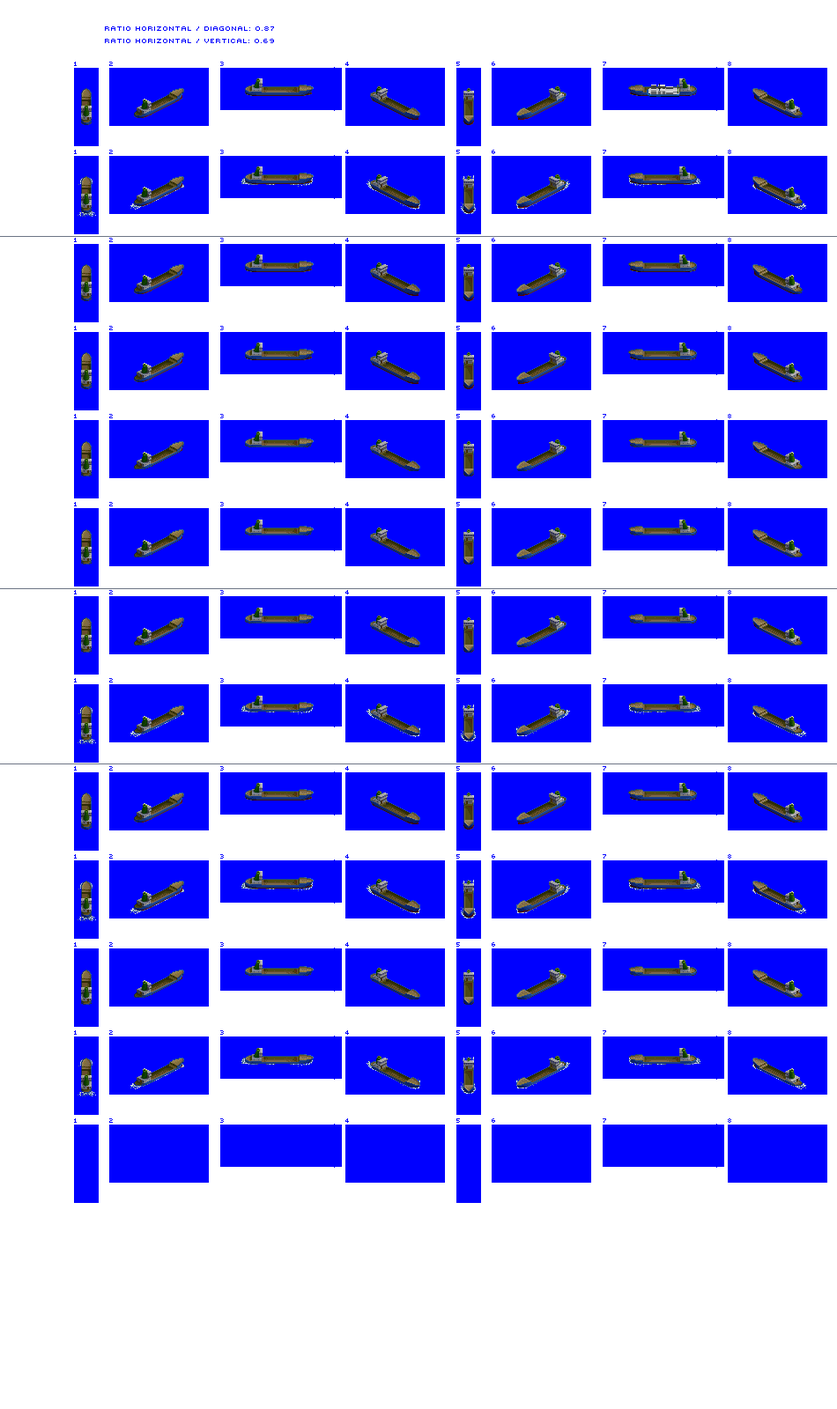
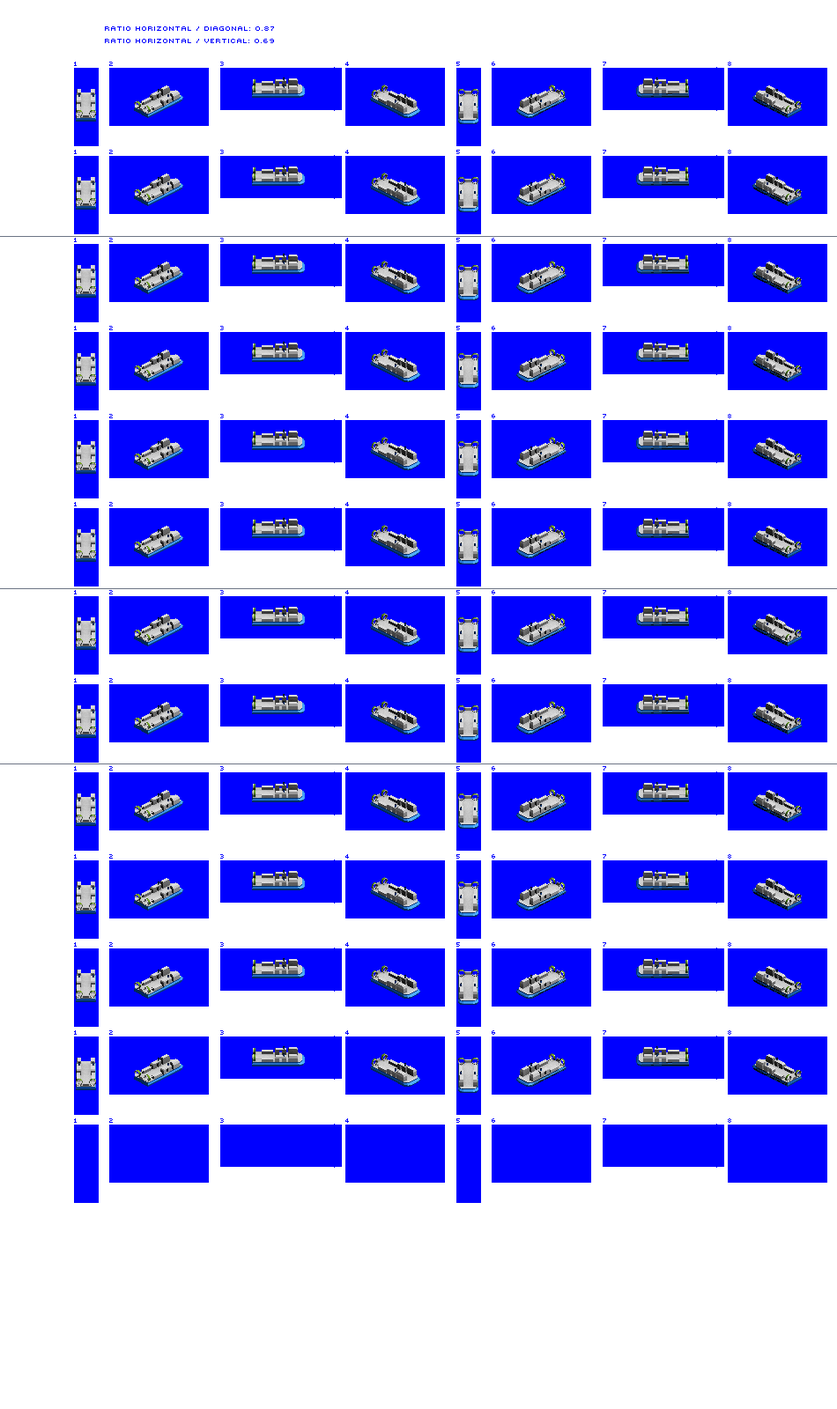
Two versions of the same layered image (837 × 1409). Layer-by-layer changes:
hid "prop / bow wash", moved it above "Large Freight Hovercraft" over <box>77,175,807,1097</box>
renamed "Layer 1" to "Large Freight Hovercraft", painted on it over <box>75,77,802,1094</box>
removed layer "Large Trader" over <box>81,78,803,1094</box>
